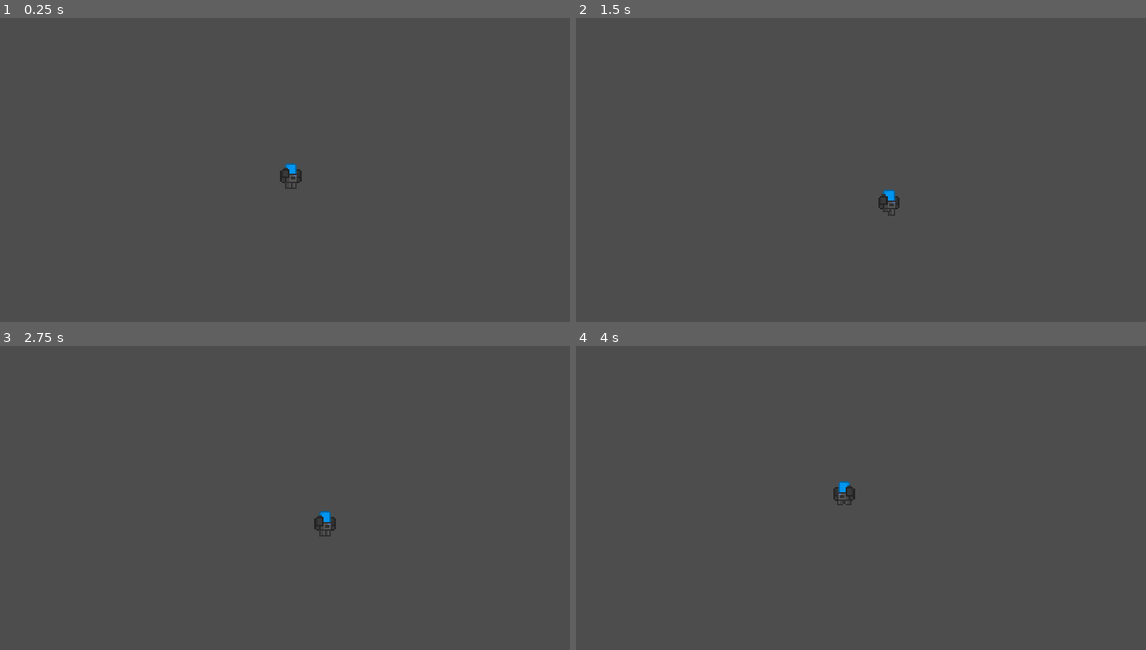
Above: before the commit, frames 1-4 (two rows, left to right).
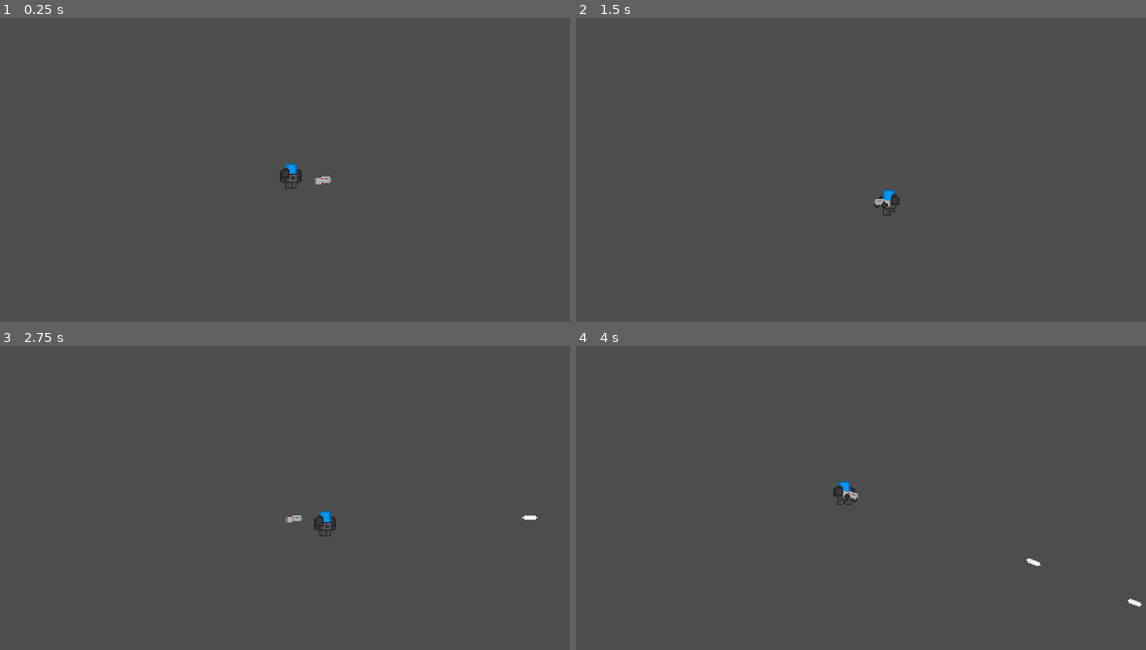
Above: after the commit, the same moments.

Repository: FlexTechDev/TheTitanProject
Game: Godot game, scene res://scenes/testing/playground.tscn
Two runs of this game, one before a commit and one after it. Both use one fixed random seed, a clock stepped at 60 frames per second and the inputs below.
Inputs (mouse positions are in pixels of both pictures, inside the frame that each line leads up to):
- Up to frame 1 (0.25 s): no input
- Up to frame 2 (1.5 s): tap Enter at 0.5 s; move the mouse to (992, 163) at 0.52 s; hold D (right) 0.53-1.28 s; hold Q (drop, bound only after the commit) 0.53-1.28 s; click (992, 163) at 0.67 s; tap Space (jump) at 0.77 s; tap E (interact, bound only after the commit) at 0.8, 1.35 s; move the mouse to (752, 197) at 1.27 s; hold S (down) from 1.28 s (still down)
- Up to frame 3 (2.75 s): tap Space (jump) at 1.52 s; click (176, 525) at 1.55 s; move the mouse to (347, 437) at 2.02 s; release S (down) at 2.03 s; press the mouse at (347, 437) at 2.03 s; hold D (right) from 2.03 s (still down); tap Q (drop, bound only after the commit) at 2.3 s
- Up to frame 4 (4 s): move the mouse to (838, 574) at 2.77 s; release D (right) at 2.78 s; release the mouse at (838, 574) at 2.78 s; hold W (up) 2.78-3.53 s; tap Q (drop, bound only after the commit) at 2.85 s; click (838, 574) at 2.92 s; tap Space (jump) at 3.02, 3.77 s; tap E (interact, bound only after the commit) at 3.05 s; move the mouse to (1043, 558) at 3.52 s; hold A (left) from 3.53 s (still down); hold E (interact, bound only after the commit) from 3.53 s (still down); click (1043, 558) at 3.8 s

The runs differ from the first frame. In frame 1, less than 0.1% of the frame differs, in the area x 55-59%, y 52-55%; in frame 2, 0.1%; in frame 3, less than 0.1%; in frame 4, 0.2%, in the area x 45-100%, y 45-86%.

Commit message:
shooting and looking

Diff:
--- a/project.godot
+++ b/project.godot
@@ -18,7 +18,7 @@
 [display]
 
 window/stretch/mode="canvas_items"
-window/stretch/aspect="ignore"
+window/stretch/aspect="expand"
 
 [input]
 
@@ -47,3 +47,18 @@
 "events": [Object(InputEventKey,"resource_local_to_scene":false,"resource_name":"","device":-1,"window_id":0,"alt_pressed":false,"shift_pressed":false,"ctrl_pressed":false,"meta_pressed":false,"pressed":false,"keycode":0,"physical_keycode":32,"key_label":0,"unicode":32,"echo":false,"script":null)
 ]
 }
+interact={
+"deadzone": 0.5,
+"events": [Object(InputEventKey,"resource_local_to_scene":false,"resource_name":"","device":-1,"window_id":0,"alt_pressed":false,"shift_pressed":false,"ctrl_pressed":false,"meta_pressed":false,"pressed":false,"keycode":0,"physical_keycode":69,"key_label":0,"unicode":101,"echo":false,"script":null)
+]
+}
+shoot={
+"deadzone": 0.5,
+"events": [Object(InputEventMouseButton,"resource_local_to_scene":false,"resource_name":"","device":-1,"window_id":0,"alt_pressed":false,"shift_pressed":false,"ctrl_pressed":false,"meta_pressed":false,"button_mask":0,"position":Vector2(0, 0),"global_position":Vector2(0, 0),"factor":1.0,"button_index":1,"canceled":false,"pressed":false,"double_click":false,"script":null)
+]
+}
+drop={
+"deadzone": 0.5,
+"events": [Object(InputEventKey,"resource_local_to_scene":false,"resource_name":"","device":-1,"window_id":0,"alt_pressed":false,"shift_pressed":false,"ctrl_pressed":false,"meta_pressed":false,"pressed":false,"keycode":0,"physical_keycode":81,"key_label":0,"unicode":113,"echo":false,"script":null)
+]
+}
--- a/scenes/player/player.tscn
+++ b/scenes/player/player.tscn
@@ -9,6 +9,7 @@
 [ext_resource type="Script" path="res://scripts/titan_visual_manager.gd" id="5_famkg"]
 [ext_resource type="Resource" uid="uid://c2oyy8xlm3ksi" path="res://assets/titan/visuals/default_blue.tres" id="6_haykm"]
 [ext_resource type="Texture2D" uid="uid://48gyf4strst3" path="res://assets/titan/shoulders/TitanShoulderDefault.png" id="6_rufmb"]
+[ext_resource type="Script" path="res://scripts/titan_inventory_manager.gd" id="7_bnpmr"]
 [ext_resource type="Texture2D" uid="uid://chcfj1jkv2lx7" path="res://assets/titan/TitanHands.png" id="7_fyjp2"]
 
 [sub_resource type="RectangleShape2D" id="RectangleShape2D_rr5fh"]
@@ -49,6 +50,9 @@
 shader_parameter/secondary_color = null
 shader_parameter/tertiary_color = null
 shader_parameter/visor_color = null
+
+[sub_resource type="CircleShape2D" id="CircleShape2D_xkkfm"]
+radius = 40.0
 
 [node name="Node2D" type="Node2D"]
 
@@ -94,6 +98,13 @@
 texture = ExtResource("6_rufmb")
 flip_h = true
 
+[node name="HoldingPoint" type="Area2D" parent="TitanController/TitanAnimator"]
+position = Vector2(2, 2)
+script = ExtResource("7_bnpmr")
+
+[node name="CollisionShape2D" type="CollisionShape2D" parent="TitanController/TitanAnimator/HoldingPoint"]
+shape = SubResource("CircleShape2D_xkkfm")
+
 [node name="TitanVisualManager" type="Node" parent="TitanController" node_paths=PackedStringArray("sprite", "left_hand_sprite", "right_hand_sprite", "left_shoulder_sprite", "right_shoulder_sprite")]
 script = ExtResource("5_famkg")
 sprite = NodePath("../TitanAnimator")
@@ -104,11 +115,15 @@
 shoulder_texture = ExtResource("6_rufmb")
 current_visual_asset = ExtResource("6_haykm")
 
-[node name="TitanInputController" type="Node" parent="." node_paths=PackedStringArray("titan_controller")]
+[node name="TitanInputController" type="Node" parent="." node_paths=PackedStringArray("titan_controller", "titan_inventory_manager")]
 script = ExtResource("3_xg8r0")
 titan_controller = NodePath("../TitanController")
+titan_inventory_manager = NodePath("../TitanController/TitanAnimator/HoldingPoint")
 
 [node name="TitanCamera" type="Camera2D" parent="." node_paths=PackedStringArray("target")]
 zoom = Vector2(3, 3)
 script = ExtResource("5_7hkgx")
 target = NodePath("../TitanController")
+
+[connection signal="area_entered" from="TitanController/TitanAnimator/HoldingPoint" to="TitanController/TitanAnimator/HoldingPoint" method="_on_area_entered"]
+[connection signal="area_exited" from="TitanController/TitanAnimator/HoldingPoint" to="TitanController/TitanAnimator/HoldingPoint" method="_on_area_exited"]
--- a/scenes/testing/playground.tscn
+++ b/scenes/testing/playground.tscn
@@ -1,8 +1,12 @@
-[gd_scene load_steps=2 format=3 uid="uid://msij3nha7mdy"]
+[gd_scene load_steps=3 format=3 uid="uid://msij3nha7mdy"]
 
 [ext_resource type="PackedScene" uid="uid://ccf4pxcrfwi4q" path="res://scenes/player/player.tscn" id="1_yl2nx"]
+[ext_resource type="PackedScene" uid="uid://dv77u831emsml" path="res://scenes/weapons/AA12/AA12AssaultRifle.tscn" id="2_26055"]
 
 [node name="playground" type="Node2D"]
 
 [node name="Node2D" parent="." instance=ExtResource("1_yl2nx")]
 position = Vector2(265, 118)
+
+[node name="AA12AssaultRifle" parent="." instance=ExtResource("2_26055")]
+position = Vector2(286, 113)
--- /dev/null
+++ b/scenes/weapons/AA12/AA12AssaultRifle.tscn
@@ -0,0 +1,41 @@
+[gd_scene load_steps=7 format=3 uid="uid://dv77u831emsml"]
+
+[ext_resource type="Script" path="res://scripts/weapon_controller.gd" id="1_vnqo3"]
+[ext_resource type="Texture2D" uid="uid://badayp38pnug0" path="res://assets/weapons/AA_12/AA_12AssaultRifle.png" id="2_onpxc"]
+[ext_resource type="Script" path="res://scripts/resources/AA12_weapon_function.gd" id="2_shu2p"]
+[ext_resource type="PackedScene" uid="uid://dmqa4phqnks8v" path="res://scenes/weapons/bullets/standard_bullet.tscn" id="2_yowvi"]
+
+[sub_resource type="Resource" id="Resource_wy8p7"]
+script = ExtResource("2_shu2p")
+bullet = ExtResource("2_yowvi")
+
+[sub_resource type="RectangleShape2D" id="RectangleShape2D_xbb1h"]
+size = Vector2(11, 5)
+
+[node name="AA12AssaultRifle" type="Area2D" node_paths=PackedStringArray("chamber_location", "barrel_location", "right_hand_position", "left_hand_position")]
+script = ExtResource("1_vnqo3")
+weapon_function = SubResource("Resource_wy8p7")
+chamber_location = NodePath("Chamber")
+barrel_location = NodePath("Barrel")
+right_hand_position = NodePath("RightHandPosition")
+left_hand_position = NodePath("LeftHandPosition")
+
+[node name="CollisionShape2D" type="CollisionShape2D" parent="."]
+position = Vector2(0.5, -0.5)
+shape = SubResource("RectangleShape2D_xbb1h")
+
+[node name="Sprite2D" type="Sprite2D" parent="."]
+texture_filter = 1
+texture = ExtResource("2_onpxc")
+
+[node name="Barrel" type="Node2D" parent="."]
+position = Vector2(6, -1)
+
+[node name="Chamber" type="Node2D" parent="."]
+position = Vector2(1, -2)
+
+[node name="RightHandPosition" type="Node2D" parent="."]
+position = Vector2(4, 1)
+
+[node name="LeftHandPosition" type="Node2D" parent="."]
+position = Vector2(-1, 1)
--- /dev/null
+++ b/scenes/weapons/bullets/standard_bullet.tscn
@@ -0,0 +1,18 @@
+[gd_scene load_steps=4 format=3 uid="uid://dmqa4phqnks8v"]
+
+[ext_resource type="Script" path="res://scripts/bullet.gd" id="1_twp0m"]
+[ext_resource type="Texture2D" uid="uid://bvvgqk72p8qvu" path="res://assets/weapons/regular_bullet.png" id="2_0v0f6"]
+
+[sub_resource type="RectangleShape2D" id="RectangleShape2D_s6fpx"]
+size = Vector2(10, 3)
+
+[node name="standard_bullet" type="Area2D"]
+script = ExtResource("1_twp0m")
+
+[node name="CollisionShape2D" type="CollisionShape2D" parent="."]
+position = Vector2(0, -0.5)
+shape = SubResource("RectangleShape2D_s6fpx")
+
+[node name="Sprite2D" type="Sprite2D" parent="."]
+texture_filter = 1
+texture = ExtResource("2_0v0f6")
--- a/scripts/bullet.gd
+++ b/scripts/bullet.gd
@@ -1,3 +1,8 @@
-extends CharacterBody2D
+extends Area2D
 
 class_name Bullet;
+
+var velocity: Vector2 = Vector2.ZERO;
+
+func _process(delta: float) -> void:
+	global_position += velocity * delta;
--- a/scripts/resources/AA12_weapon_function.gd
+++ b/scripts/resources/AA12_weapon_function.gd
@@ -2,12 +2,54 @@
 
 class_name AA12WeaponFunction;
 
+var mag_ammo: int = 24;
+var current_ammo: int = mag_ammo;
+var bullet_speed: float = 1000;
+var shooting: bool = false;
+var fire_rate: float = 10;
+
+var weapon_controller: WeaponController;
+
 @export var bullet: PackedScene;
 
-func _shoot(weapon_controller: WeaponController) -> void:
-	super._shoot(weapon_controller);
+func _start_shoot(weapon_controller: WeaponController) -> void:
+	super._start_shoot(weapon_controller);
 
-	var bullet_instance: Bullet = bullet.instantiate();
+	self.weapon_controller = weapon_controller;
+
+	shooting = true;
+
+	fire();
+
+func _stop_shoot(weapon_controller: WeaponController) -> void:
+	super._stop_shoot(weapon_controller);
+
+	self.weapon_controller = weapon_controller;
+
+	shooting = false;
 
 func _reload(weapon_controller: WeaponController) -> void:
 	super._reload(weapon_controller);
+
+	self.weapon_controller = weapon_controller;
+
+	current_ammo = mag_ammo;
+
+func fire() -> void:
+	if(shooting):
+		var bullet_instance: Bullet = bullet.instantiate();
+		weapon_controller.get_tree().current_scene.add_child(bullet_instance);
+
+		bullet_instance.global_position = weapon_controller.barrel_location.global_position;
+		bullet_instance.global_rotation = weapon_controller.barrel_location.global_rotation;
+
+		bullet_instance.velocity = Vector2(bullet_speed, 0).rotated(bullet_instance.global_rotation);
+
+		current_ammo -= 1;
+
+		await weapon_controller.get_tree().create_timer(fire_rate/60).timeout;
+
+		fire();
+
+func _manual_process(delta: float) -> void:
+	super._manual_process(delta);
--- a/scripts/resources/weapon_function.gd
+++ b/scripts/resources/weapon_function.gd
@@ -2,8 +2,14 @@
 
 class_name WeaponFunction;
 
-func _shoot(weapon_controller: WeaponController) -> void:
+func _start_shoot(weapon_controller: WeaponController) -> void:
+	pass
+
+func _stop_shoot(weapon_controller: WeaponController) -> void:
 	pass
 
 func _reload(weapon_controller: WeaponController) -> void:
 	pass
+
+func _manual_process(delta: float) -> void:
+	pass
--- a/scripts/titan_animator.gd
+++ b/scripts/titan_animator.gd
@@ -1,6 +1,10 @@
 extends AnimatedSprite2D
 
 class_name TitanAnimator;
+
+@onready var titan_inventory_manager: TitanInventoryManager = $HoldingPoint;
+@onready var right_hand: Node2D = $RightHand;
+@onready var left_hand: Node2D = $LeftHand;
 
 enum TITAN_STATE
 {
@@ -11,7 +15,24 @@
 	LAYING
 }
 
+var last_x_scale: float = 1;
 var current_state: TITAN_STATE;
+
+func _process(delta: float) -> void:
+	if(titan_inventory_manager.active_weapon != null):
+		left_hand.global_position = titan_inventory_manager.active_weapon.left_hand_position.global_position;
+		right_hand.global_position = titan_inventory_manager.active_weapon.right_hand_position.global_position;
+	else:
+		left_hand.position = Vector2(-5, 6);
+		right_hand.position = Vector2(5, 6);
+
+	var direction_to_mouse: Vector2 = get_parent().global_position - get_global_mouse_position();
+	if(direction_to_mouse.x > 0 and last_x_scale == 1):
+		get_parent().scale.x = -1;
+		last_x_scale = -1;
+	if(direction_to_mouse.x < 0 and last_x_scale == -1):
+		get_parent().scale.x = -1;
+		last_x_scale = 1;
 
 func set_state(state: TITAN_STATE) -> void:
 	match state:
--- a/scripts/titan_input_controller.gd
+++ b/scripts/titan_input_controller.gd
@@ -2,9 +2,8 @@
 
 class_name TitanInputController;
 
-var last_x_scale: float = 1;
-
 @export var titan_controller: TitanController
+@export var titan_inventory_manager: TitanInventoryManager;
 
 func _input(event: InputEvent) -> void:
 	if(event is InputEventKey):
@@ -12,12 +11,16 @@
 
 		titan_controller.move(input_vector);
 
-		if(event.is_action_pressed("left") and last_x_scale == 1):
-			titan_controller.scale.x = -1;
-			last_x_scale = -1;
-		if(event.is_action_pressed("right") and last_x_scale == -1):
-			titan_controller.scale.x = -1;
-			last_x_scale = 1;
-
 		if(event.is_action_pressed("jump")):
 			titan_controller.try_jump();
+
+		if(event.is_action_pressed("interact")):
+			titan_inventory_manager.try_pick_up();
+		if(event.is_action_pressed("drop")):
+			titan_inventory_manager.try_drop();
+
+	if(event is InputEventMouseButton):
+		if(event.is_action_pressed("shoot") and titan_inventory_manager.active_weapon != null):
+			titan_inventory_manager.active_weapon.start_shoot();
+		if(event.is_action_released("shoot") and titan_inventory_manager.active_weapon != null):
+			titan_inventory_manager.active_weapon.stop_shoot();
--- /dev/null
+++ b/scripts/titan_inventory_manager.gd
@@ -0,0 +1,30 @@
+extends Area2D
+
+class_name TitanInventoryManager;
+
+var pickupable_weapon: WeaponController;
+
+var active_weapon: WeaponController;
+
+func try_pick_up() -> void:
+	if(pickupable_weapon != null):
+		pickupable_weapon.pick_up(self);
+		active_weapon = pickupable_weapon;
+
+func try_drop() -> void:
+	if(active_weapon != null):
+		active_weapon.drop();
+		active_weapon = null;
+
+func _on_area_entered(body: Area2D) -> void:
+	if(body is WeaponController):
+		pickupable_weapon = body;
+
+func _on_area_exited(body: Area2D) -> void:
+	if(body == pickupable_weapon):
+		pickupable_weapon = null;
+
+func _process(delta: float) -> void:
+	var direction_to_mouse: float = get_parent().get_angle_to(get_global_mouse_position());
+
+	rotation = direction_to_mouse;
--- a/scripts/weapon_controller.gd
+++ b/scripts/weapon_controller.gd
@@ -1,13 +1,37 @@
-extends StaticBody2D
+extends Area2D
 
 class_name WeaponController;
 
 @export var weapon_function: WeaponFunction;
 @export var chamber_location: Node2D;
 @export var barrel_location: Node2D;
+@export var right_hand_position: Node2D;
+@export var left_hand_position: Node2D;
 
-func shoot():
-	weapon_function._shoot(self);
+func pick_up(hands: Node2D) -> void:
+	position = hands.position;
 
-func reload():
+	get_parent().remove_child(self);
+	hands.add_child(self);
+
+func drop() -> void:
+	var last_position = global_position;
+	var scene = get_parent().get_tree().current_scene;
+
+	get_parent().remove_child(self);
+	scene.add_child(self);
+
+	global_position = last_position;
+	rotation = 0;
+
+func start_shoot() -> void:
+	weapon_function._start_shoot(self);
+
+func stop_shoot() -> void:
+	weapon_function._stop_shoot(self);
+
+func reload() -> void:
 	weapon_function._reload(self);
+
+func _process(delta: float) -> void:
+	weapon_function._manual_process(delta);
Not shown: 1 places in scenes/player/player.tscn that only renumber resources
Not shown, added: scenes/player/plaA8C.tmp
